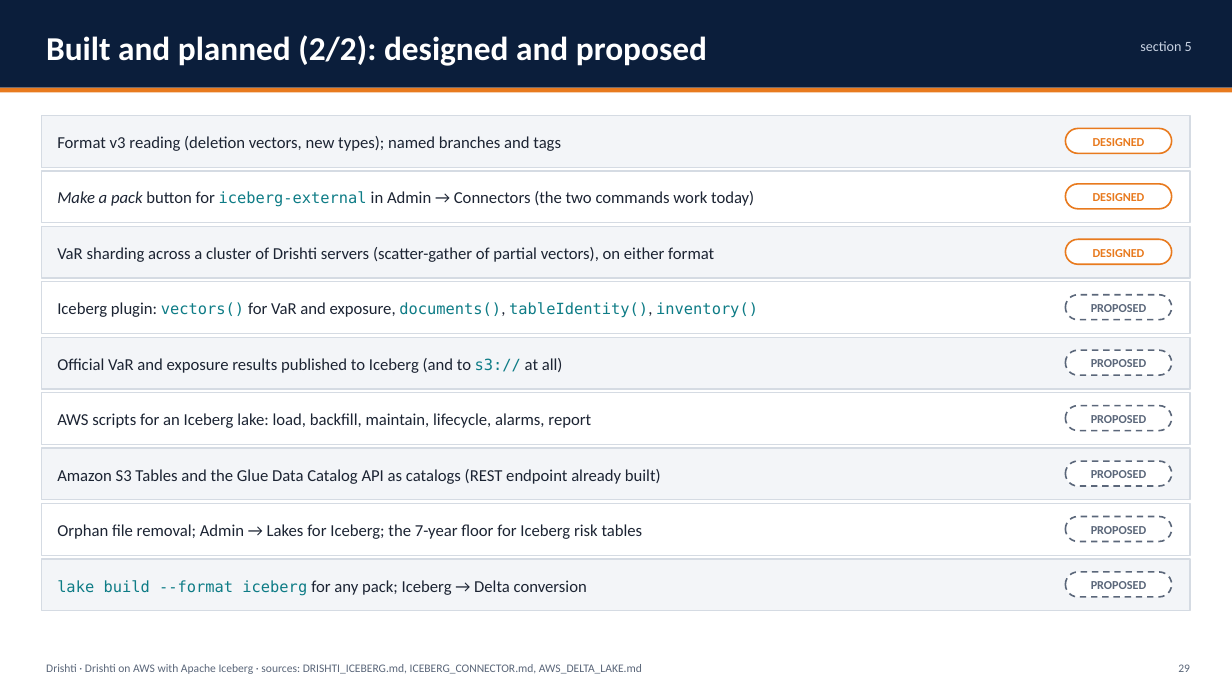
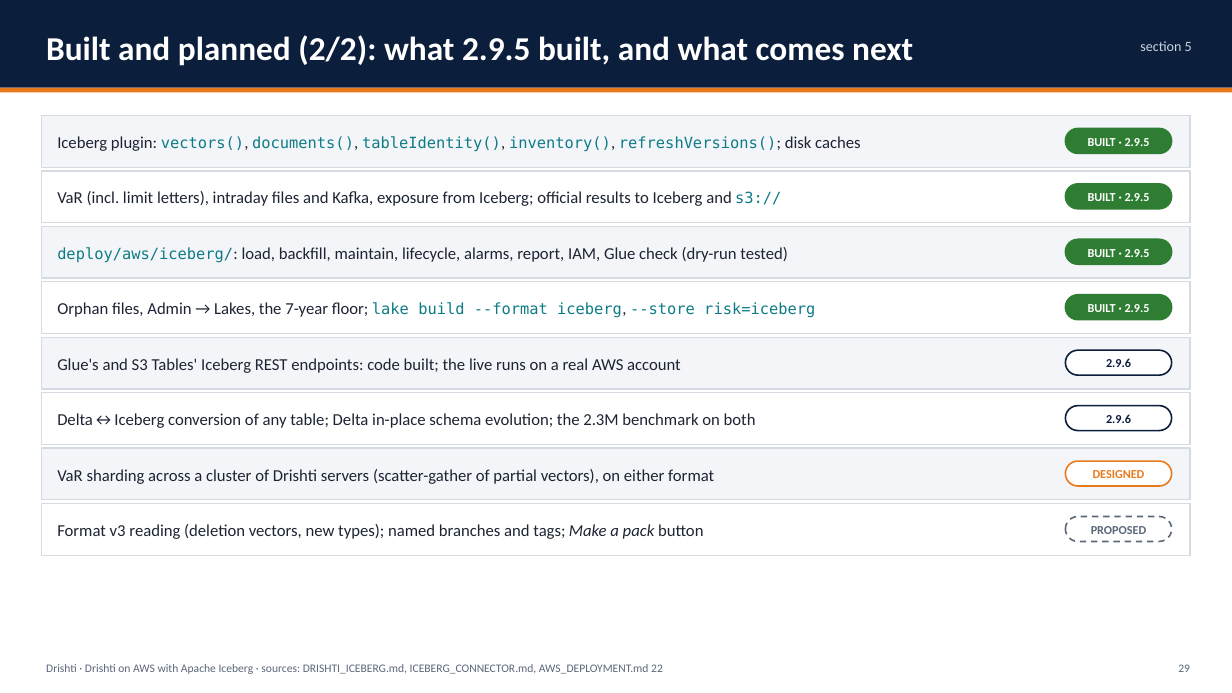
Before and after one commit to ajsinha/drishti, a slide deck: slide 29 of docs/publications/Drishti-AWS-Iceberg.pptx. Drawn at 1232x693 pixels with LibreOffice and Linux fonts; fonts in the diff are those of the drawing. Boxes give left, top, right and bottom in pixels: in the first picture for what was removed or moved away, otherwise in the second. Text is boxed around its words. In the diff, an @@ line names an element or a change of style, - is before the commit and + after.

Commit message:
Decks for 2.9.5: VaR (34), AWS + Iceberg (78), Design and Evidence (74), AWS + Delta Lake (105): hierarchies and limit letters, Iceberg for VaR and exposure, official results to Delta or Iceberg on S3, airtight connector upgrades and the Delta = Iceberg evidence as built; the 2.9.6 roadmap

```diff
--- a/docs/publications/Drishti-AWS-Iceberg.pptx
+++ b/docs/publications/Drishti-AWS-Iceberg.pptx
@@ text at [46,35,913,66]: text changed @@
-Built and planned (2/2): designed and proposed
+Built and planned (2/2): what 2.9.5 built, and what comes next
@@ text at [57,136,860,152]: text changed; size 13 to 12 pt; font Calibri to DejaVu Sans Mono; text colour #1C2433 to #0E7C86 @@
-Format v3 reading (deletion vectors, new types); named branches and tags
+Iceberg plugin: vectors(), documents(), tableIdentity(), inventory(), refreshVersions(); disk caches
@@ text in rounded rectangle at [1088,138,1150,146]: text changed; text colour #E87A1E to #FFFFFF @@
-DESIGNED
+BUILT · 2.9.5
@@ text at [57,191,781,206]: text changed @@
-Make a pack button for iceberg-external in Admin → Connectors (the two commands work today)
+VaR (incl. limit letters), intraday files and Kafka, exposure from Iceberg; official results to Iceberg and s3://
@@ text in rounded rectangle at [1088,193,1150,201]: text changed; text colour #E87A1E to #FFFFFF @@
-DESIGNED
+BUILT · 2.9.5
@@ fill #FFFFFF to #2E7D32; outline #E87A1E 1.25 pt to #2E7D32 1.25 pt in 3 elements at [1066,128,1172,153], [1066,184,1172,209], [1066,239,1172,264] @@
@@ text at [57,247,788,263]: text changed @@
-VaR sharding across a cluster of Drishti servers (scatter-gather of partial vectors), on either format
+deploy/aws/iceberg/: load, backfill, maintain, lifecycle, alarms, report, IAM, Glue check (dry-run tested)
@@ text in rounded rectangle at [1088,249,1150,257]: text changed; text colour #E87A1E to #FFFFFF @@
-DESIGNED
+BUILT · 2.9.5
@@ rounded rectangle "BUILT · 2.9.5" at [1066,295,1172,320]: fill #FFFFFF to #2E7D32; outline #5B677A 1.25 pt dashed to #2E7D32 1.25 pt @@
@@ text at [57,302,815,318]: text changed @@
-Iceberg plugin: vectors() for VaR and exposure, documents(), tableIdentity(), inventory()
+Orphan files, Admin → Lakes, the 7-year floor; lake build --format iceberg, --store risk=iceberg
@@ text in rounded rectangle at [1088,304,1150,312]: text changed; text colour #5B677A to #FFFFFF @@
-PROPOSED
+BUILT · 2.9.5
@@ text at [57,358,681,373]: text changed @@
-Official VaR and exposure results published to Iceberg (and to s3:// at all)
+Glue's and S3 Tables' Iceberg REST endpoints: code built; the live runs on a real AWS account
@@ rounded rectangle "2.9.6" at [1066,350,1172,375]: outline #5B677A 1.25 pt dashed to #0B1E3B 1.25 pt @@
@@ text in rounded rectangle at [1106,358,1131,367]: text changed; text colour #5B677A to #0B1E3B @@
-PROPOSED
+2.9.6
@@ text at [57,413,756,428]: text changed @@
-AWS scripts for an Iceberg lake: load, backfill, maintain, lifecycle, alarms, report
+Delta↔Iceberg conversion of any table; Delta in-place schema evolution; the 2.3M benchmark on both
@@ rounded rectangle "2.9.6" at [1066,406,1172,431]: outline #5B677A 1.25 pt dashed to #0B1E3B 1.25 pt @@
@@ text in rounded rectangle at [1106,414,1131,423]: text changed; text colour #5B677A to #0B1E3B @@
-PROPOSED
+2.9.6
@@ text at [57,469,714,484]: text changed @@
-Amazon S3 Tables and the Glue Data Catalog API as catalogs (REST endpoint already built)
+VaR sharding across a cluster of Drishti servers (scatter-gather of partial vectors), on either format
@@ rounded rectangle "DESIGNED" at [1066,461,1172,486]: outline #5B677A 1.25 pt dashed to #E87A1E 1.25 pt @@
@@ text in rounded rectangle at [1093,470,1145,478]: text changed; text colour #5B677A to #E87A1E @@
-PROPOSED
+DESIGNED
@@ text at [57,524,703,539]: text changed @@
-Orphan file removal; Admin → Lakes for Iceberg; the 7-year floor for Iceberg risk tables
+Format v3 reading (deletion vectors, new types); named branches and tags; Make a pack button
@@ rectangle removed at [42,559,1190,611] @@
@@ text removed at [57,580,587,596] @@
-lake build --format iceberg for any pack; Iceberg → Delta conversion
@@ rounded rectangle removed at [1066,572,1172,597] @@
-PROPOSED
@@ text at [46,664,663,674]: text changed @@
-Drishti · Drishti on AWS with Apache Iceberg · sources: DRISHTI_ICEBERG.md, ICEBERG_CONNECTOR.md, AWS_DELTA_LAKE.md
+Drishti · Drishti on AWS with Apache Iceberg · sources: DRISHTI_ICEBERG.md, ICEBERG_CONNECTOR.md, AWS_DEPLOYMENT.md 22
```
Also in this commit, not shown: 63 other slides changed, 1 slide added, 7 other files.
